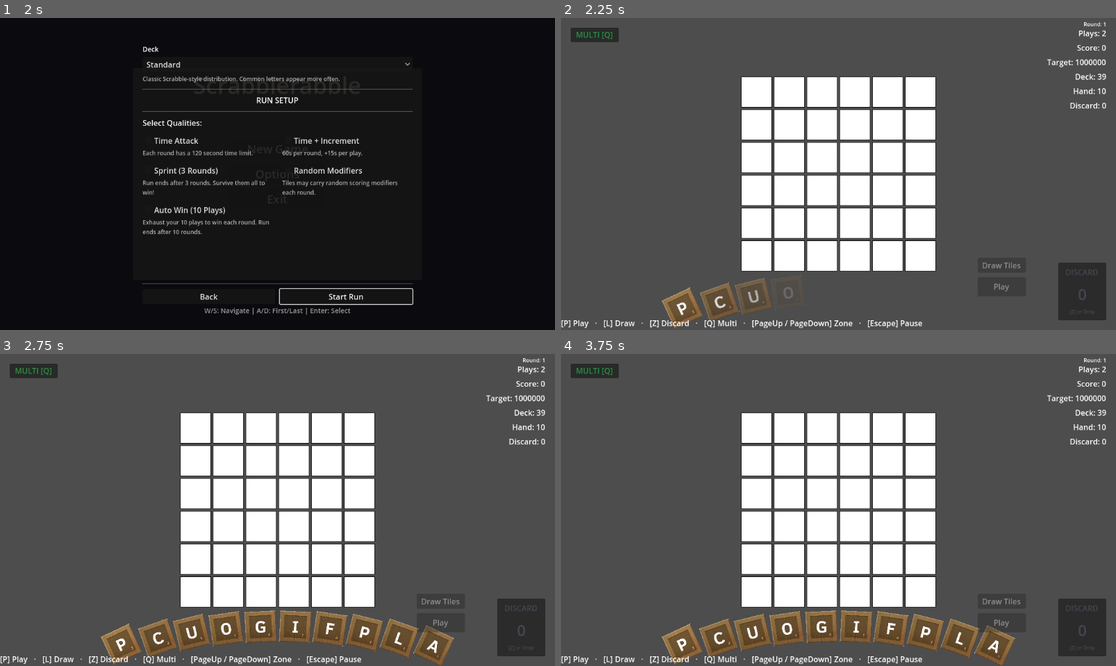
Above: before the commit, frames 1-4 (two rows, left to right).
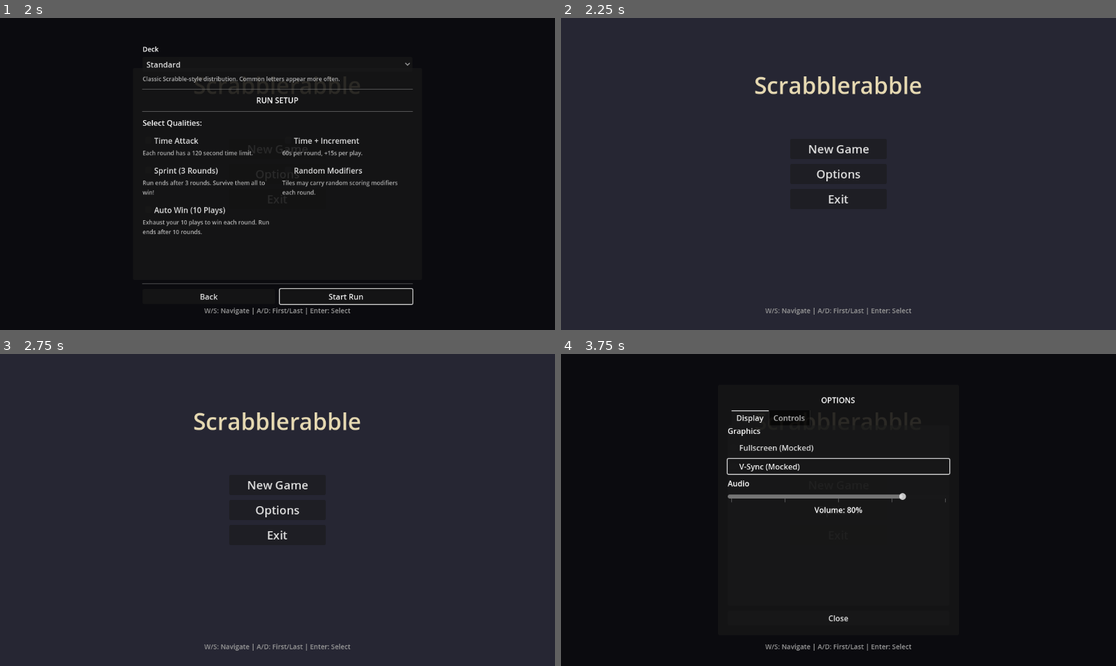
Above: after the commit, the same moments.

Repository: rcmilan/godot-scrabblerabble
Game: Godot game, scene res://scenes/title_screen/title_screen.tscn
The game is run twice, just before and just after one commit, with the same random seed, the same clock (stepped at 60 frames per second) and the same inputs.
Inputs (mouse positions are in pixels of both pictures, inside the frame that each line leads up to):
- Up to frame 1 (2 s): click "New Game" at 0.5 s; click "New Game" at 1.25 s
- Up to frame 2 (2.25 s): click "Start Run" at 2 s
- Up to frame 3 (2.75 s): no input
- Up to frame 4 (3.75 s): click (838, 510) at 2.75 s, where only the run after the commit has a clickable "Options"; click (838, 466) at 3.5 s, where only the run after the commit has a clickable "V-Sync (Mocked)"

Frame 1 is identical in both runs. In frame 2, 96% of the frame differs, in the area x 0-100%, y 0-100%; in frame 3, 96%; in frame 4, 99%.
Error after the commit: Parse Error: Too many arguments for "start_run()" call. Expected at most 2 but received 3. (res://autoload/run_manager.gd:53)

Commit message:
refactor: remove hand_size from Run domain classes
- Remove hand_size field from Run aggregate
- Remove hand_size serialization from Run.to_dict() and from_dict()
- Remove _hand_size and set_hand_size() from RunBuilder
- Remove hand_size assignment in RunBuilder.build()
- Remove hand_size field from RunState
- Update RunState.start_run() signature to remove config_hand_size parameter

Hand size is now managed separately through progression config and HandManager.

Co-Authored-By: Claude Haiku 4.5 <noreply@anthropic.com>

Diff:
--- a/scripts/domain/run.gd
+++ b/scripts/domain/run.gd
@@ -9,7 +9,6 @@
 # =============================================================================
 
 var bag_config: BagDistribution = null
-var hand_size: int = 10
 var plays_per_round: int = 2
 var progression_config: ProgressionConfig = null
 var qualities: Array[RunQuality] = []
@@ -42,7 +41,6 @@
 		quality_dicts.append(quality.to_dict())
 
 	return {
-		"hand_size": hand_size,
 		"plays_per_round": plays_per_round,
 		"qualities": quality_dicts,
 	}
@@ -52,7 +50,6 @@
 	var run := Run.new()
 	run.bag_config = bag
 	run.progression_config = progression
-	run.hand_size = data.get("hand_size", 10)
 	run.plays_per_round = data.get("plays_per_round", 2)
 
 	var quality_dicts: Array = data.get("qualities", [])
--- a/scripts/domain/run_builder.gd
+++ b/scripts/domain/run_builder.gd
@@ -10,7 +10,6 @@
 
 var _bag_config: BagDistribution = null
 var _deck: DeckDefinition = null
-var _hand_size: int = -1
 var _plays_per_round: int = -1
 var _progression_config: ProgressionConfig = null
 var _qualities: Array[RunQuality] = []
@@ -30,11 +29,6 @@
 ## Invariant    : deck takes precedence over set_bag() when both are called.
 func set_deck(deck: DeckDefinition) -> RunBuilder:
 	_deck = deck
-	return self
-
-
-func set_hand_size(size: int) -> RunBuilder:
-	_hand_size = size
 	return self
 
 
@@ -93,7 +87,6 @@
 			push_error("[RunBuilder] Failed to load default progression config")
 		run.progression_config = default_prog
 
-	run.hand_size = _hand_size if _hand_size > 0 else run.progression_config.default_hand_size
 	run.plays_per_round = _plays_per_round if _plays_per_round > 0 else run.progression_config.default_plays_per_round
 
 	# Transfer qualities and reset all builder state so build() is safe to call again.
@@ -101,7 +94,6 @@
 	run.qualities = _qualities.duplicate()
 	_bag_config = null
 	_deck = null
-	_hand_size = -1
 	_plays_per_round = -1
 	_progression_config = null
 	_qualities.clear()
--- a/scripts/domain/run_state.gd
+++ b/scripts/domain/run_state.gd
@@ -12,18 +12,16 @@
 
 # Configuration (set at run start, modifiable by shop effects)
 var plays_per_round: int = 2
-var hand_size: int = 10
 var bag_config: BagDistribution = null
 
 
-func start_run(config_plays: int, config_hand_size: int, config_bag: BagDistribution) -> void:
+func start_run(config_plays: int, config_bag: BagDistribution) -> void:
 	current_round = 0
 	total_score = 0
 	rounds_completed = 0
 	is_run_active = true
 	round_scores.clear()
 	plays_per_round = config_plays
-	hand_size = config_hand_size
 	bag_config = config_bag
 
 
